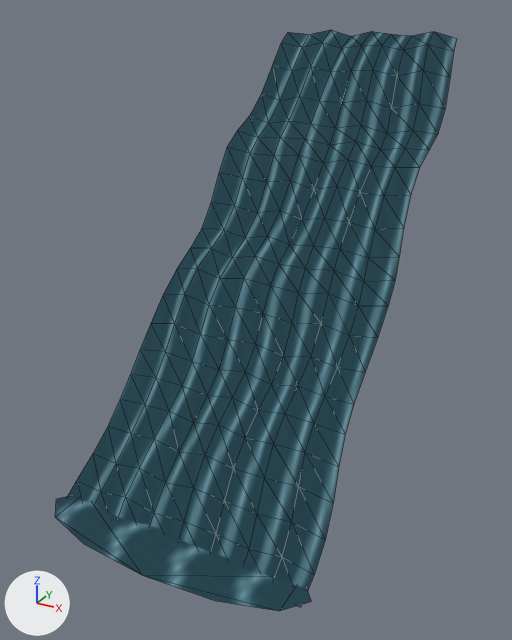
One commit to the glTF model app/src/main/assets/3d/field/v125/cascade-wide-lod0.glb: the scene before it, then after it.
Camera for both pictures: a camera (50 mm lens) standing at (0.725, -1.95, 1.061) and looking at (-0.011, -0.612, 0.392). Every picture has the same lights, and +X, +Y and +Z are marked at lower left. The older version comes first. Mesh edges are drawn as thin lines. Vertices at exactly the same position are counted once.

The older version as bpy lines, for what is in view:
```python
me_mesh_0 = bpy.data.meshes.new('Mesh_0')
me_mesh_0.from_pydata(...)  # 201 vertices, 330 faces; spans x -0.323..0.323, y -1.1..0.0, z 0.0..1.008
me_mesh_0.materials.append(mat_material_0)
ob_mesh_0 = bpy.data.objects.new('Mesh_0', me_mesh_0)
ob_mesh_0.location = (0.0, 0.0, 0.0)
```
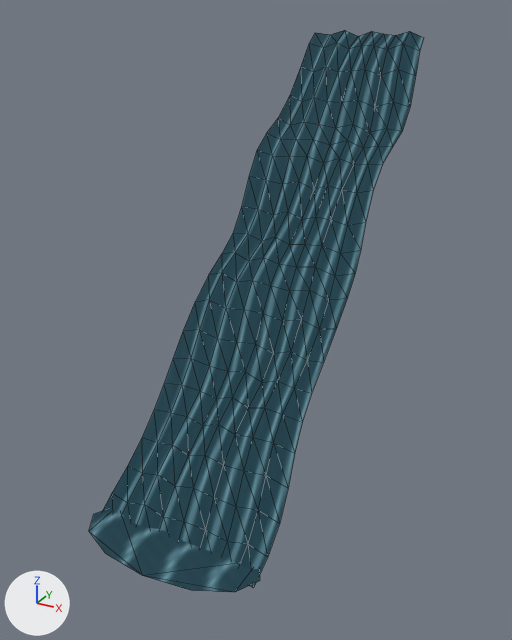
Pixel boxes [x1, y1, x2, y2] of what changed, in the pictures (512 x 640 px; the box of a moved part takes in the faces that stretch with it):
```json
{"object": "Mesh_0", "change": "reshaped", "before": [55, 30, 457, 611], "after": [89, 30, 424, 592], "on screen": "17% narrower"}
{"part": 1, "of": "me_mesh_0", "change": "moved or reshaped", "before": [55, 496, 311, 611], "after": [89, 510, 260, 592]}
{"part": 2, "of": "me_mesh_0", "change": "moved or reshaped", "before": [68, 30, 457, 607], "after": [102, 30, 424, 588]}
```

Edits to the scene script, one JSON object a line:
```json
{"block": "me_mesh_0", "where": "# used by ob_mesh_0; location = (0.0, 0.0, 0.0)"}
{"op": "remove", "block": "me_mesh_0", "code": "me_mesh_0.from_pydata(...)  # 201 vertices, 330 faces; spans x -0.323..0.323, y -1.1..0.0, z 0.0..1.008"}
{"op": "add", "block": "me_mesh_0", "code": "me_mesh_0.from_pydata(...)  # 201 vertices, 330 faces; spans x -0.211..0.211, y -1.1..0.0, z 0.0..1.008"}
{"block": "me_mesh_0", "change": "me_mesh_0 part 1: the loose piece of 12 vertices spanning x -0.323..0.323, y -1.1..-0.9, z 0.025 is scaled about its middle by (0.653, 1, 1)"}
{"block": "me_mesh_0", "change": "me_mesh_0 part 2: 168 of 201 vertices moved; they spanned x -0.311..0.306, y -1.0..0.0, z 0.0..1.008 and now span x -0.206..0.203, y -1.0..0.0, z 0.0..1.008; mean shift (0.0, 0.0, 0.0); largest move (-0.311, -1.0, 0.005) -> (-0.206, -1.0, 0.005)"}
```
